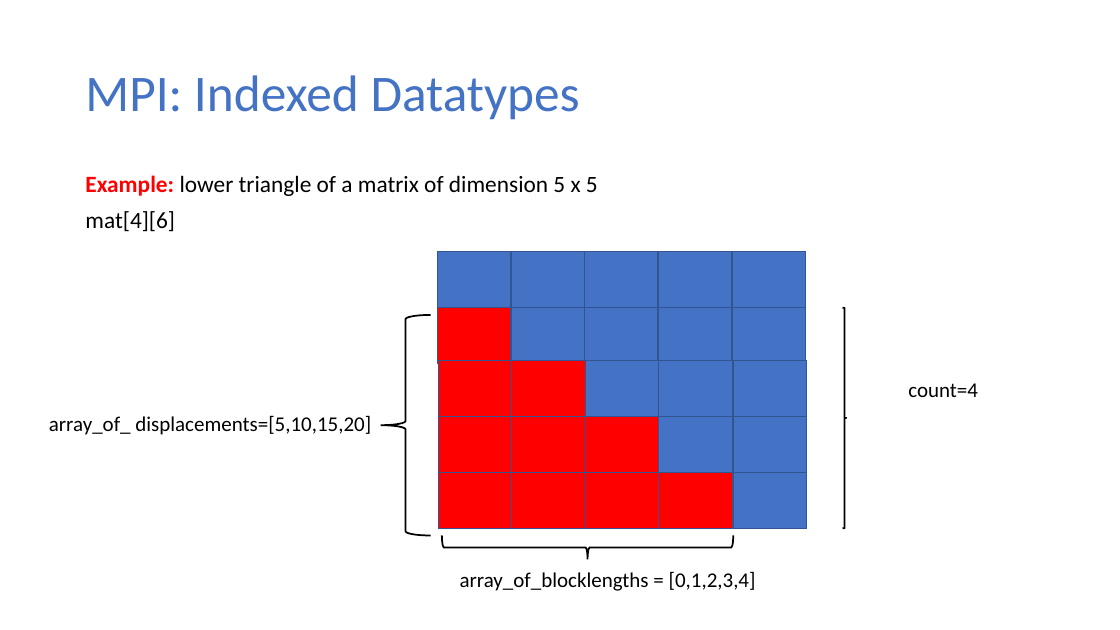
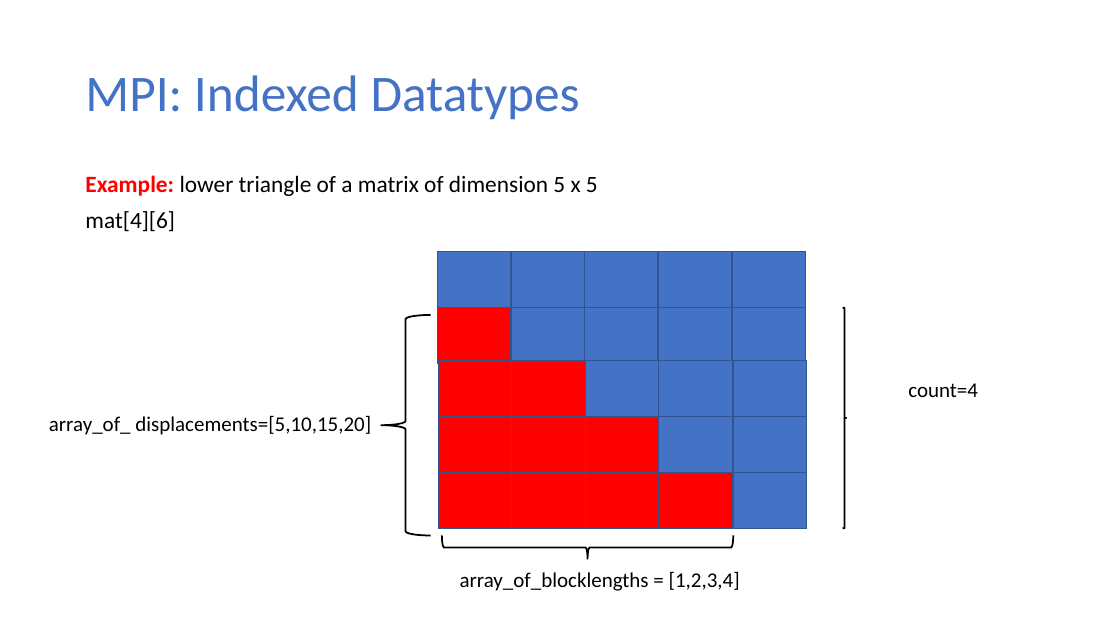
Before and after one commit to ekkapotc/PC, a slide deck: slide 15 of Slides/Lecture 12.pptx. Drawn at 1120x630 pixels with LibreOffice and Linux fonts; fonts in the diff are those of the drawing. Boxes give left, top, right and bottom in pixels: in the first picture for what was removed or moved away, otherwise in the second. Text is boxed around its words. In the diff, an @@ line names an element or a change of style, - is before the commit and + after.

```diff
--- a/Slides/Lecture 12.pptx
+++ b/Slides/Lecture 12.pptx
@@ text at [460, 571, 740, 591]: text changed @@
-array_of_blocklengths = [0,1,2,3,4]
+array_of_blocklengths = [1,2,3,4]
```
Also in this commit, not shown: 1 other file.
